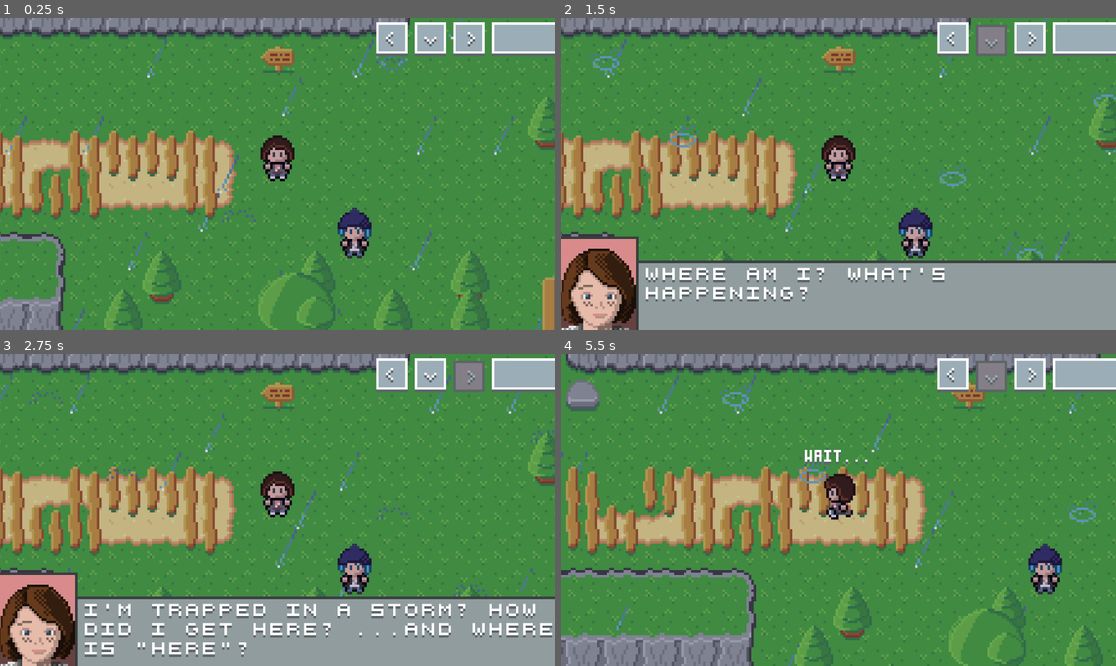
Above: before the commit, frames 1-4 (two rows, left to right).
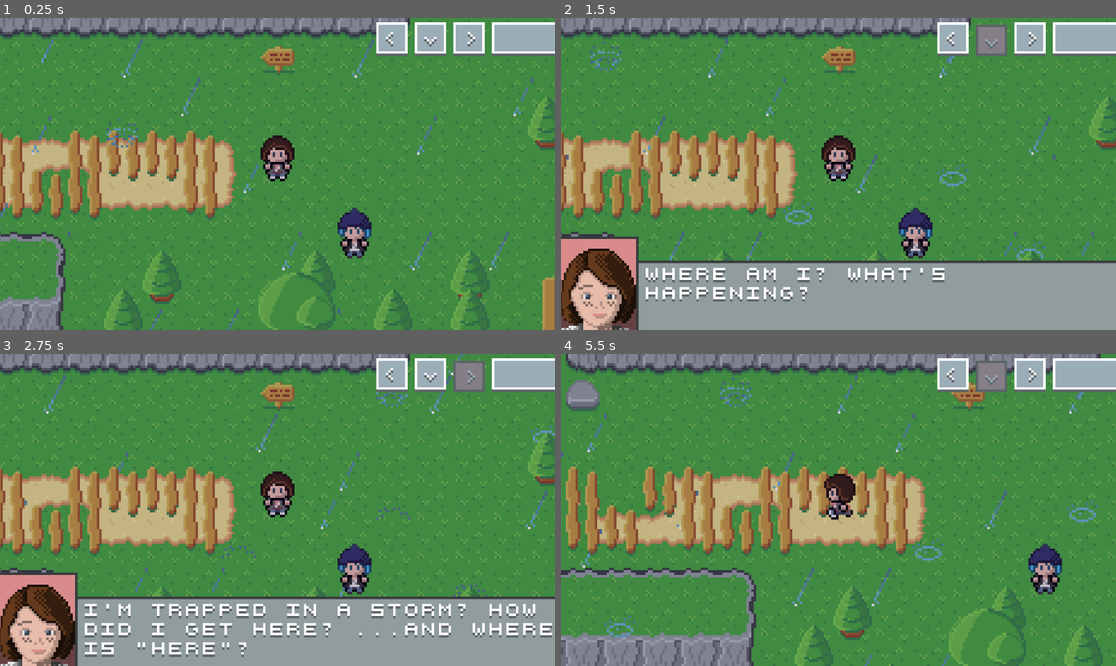
Above: after the commit, the same moments.

Repository: minkezhang/lis
Game: Godot game, scene res://scenes/level/level.tscn
Two runs of this game, one before a commit and one after it. Both use one fixed random seed, a clock stepped at 60 frames per second and the inputs below. The project has no main scene, so this scene is started directly.
Inputs:
- Up to frame 1 (0.25 s): no input
- Up to frame 2 (1.5 s): tap Enter (ui_accept) at 0.5, 0.77 s; hold Right (ui_right) 0.53-1.28 s; hold Down (ui_down) from 1.28 s (still down)
- Up to frame 3 (2.75 s): tap Enter (ui_accept) at 1.52 s; release Down (ui_down) at 2.03 s; hold Right (ui_right) from 2.03 s (still down)
- Up to frame 4 (5.5 s): release Right (ui_right) at 2.78 s; hold Up (ui_up) 2.78-3.53 s; tap Enter (ui_accept) at 3.02, 3.77, 4.52 s; hold Left (ui_left) 3.53-5.03 s; hold Down (ui_down) from 5.03 s (still down)

The runs differ from the first frame. In frame 1, 1.2% of the frame differs, in the area x 0-98%, y 0-100%; in frame 2, 1.1%; in frame 3, 1.0%; in frame 4, 1.5%, in the area x 3-95%, y 6-100%.
Error after the commit: Trying to return value of type "Nil" from a function whose return type is "bool". (res://lib/event/event.gd:68)

Commit message:
Allow event E.run to stop early if workload returns false

Diff:
--- a/lib/event/event.gd
+++ b/lib/event/event.gd
@@ -22,7 +22,7 @@
 ##   await E(func(): return).execute()
 class E extends _libuuid.UUID:
 	var _next: E
-	var _f: Callable  # func(done: Signal)
+	var _f: Callable  # func(done: Signal) -> bool
 
 	var _is_singleton: bool
 	var _is_valid: bool
@@ -47,21 +47,22 @@
 			_next.chain(e)
 		return self
 
-	func execute():
+	func execute() -> bool:
 		if not _is_valid:
-			return
+			return false
 
 		if _is_serialized and _is_running:
-			return
+			return false
 
 		_is_running = true
 
 		if _is_singleton:
 			_is_valid = false
 
-		await _f.call()
+		var succ = await _f.call()
 
-		if _next != null:
-			await _next.execute()
+		if succ and _next != null:
+			succ = await _next.execute()
 
 		_is_running = false
+		return succ
--- a/lib/event/workload.gd
+++ b/lib/event/workload.gd
@@ -5,27 +5,29 @@
 
 
 static func Timer(n: Node, time_sec: float) -> Callable:
-	var f = func():
+	var f = func() -> bool:
 		await n.get_tree().create_timer(time_sec).timeout
+		return true
 
 	return f
 
 
 static func EventEmitter(eid: String) -> Callable:
-	var f = func():
+	var f = func() -> bool:
 		SignalBus.event_triggered.emit(eid)
+		return true
 
 	return f
 
 
 static func DialogRenderer(n: Node, l: _libdialog.Line) -> Callable:
-	return func():
-		await _DialogRenderer.new(n, l).payload()
+	return func() -> bool:
+		return await _DialogRenderer.new(n, l).payload()
 
 
 static func Animator(n: Node, animations: Array):
-	return func():
-		await _Animator.new(n, animations).payload()
+	return func() -> bool:
+		return await _Animator.new(n, animations).payload()
 
 
 class AnimatorConfig:
@@ -48,7 +50,7 @@
 		_n = n
 		_l = l
 
-	func payload():
+	func payload() -> bool:
 		var h = func(lid: String):
 			if lid == _l.uuid():
 				_dialog_finished.emit()
@@ -59,6 +61,7 @@
 		await _dialog_finished
 
 		SignalBus.eof_reached.disconnect(h)
+		return true
 
 
 class _Animator:
@@ -69,10 +72,11 @@
 		_n = n
 		_animations = animations
 
-	func payload():
+	func payload() -> bool:
 		var l = _animations.duplicate()
 		while l.size():
 			var a = l.pop_front()
 			var t = _n.get_tree().create_tween()
 			t.tween_property(_n, a._property, a._value, a._duration)
 			await t.finished
+		return true
--- a/scenes/level/overworld/map/ambient.gd
+++ b/scenes/level/overworld/map/ambient.gd
@@ -51,7 +51,7 @@
 			],
 		).call()
 
-	func payload():
+	func payload() -> bool:
 		var t = Timer.new()
 		t.one_shot = true
 
@@ -68,8 +68,10 @@
 		t.timeout.connect(f)
 		t.start(1.0 / _FREQUENCY)
 
+		return true
+
 
 func _ready():
 	color = _COLORS[mode]
 
-	_libevent.E.new(func(): _Lightning.new(self).payload()).execute()
+	_libevent.E.new(func() -> bool: return _Lightning.new(self).payload()).execute()
--- a/tests/event_test.gd
+++ b/tests/event_test.gd
@@ -36,16 +36,16 @@
 		return g
 
 
-
 class Serialized extends _libframework.SingletonT:
 	func _init():
 		super('event/serialized')
 
 	func run() -> Array:
 		var x = {'val': 0}
-		var f = func():
+		var f = func() -> bool:
 			await root().get_tree().create_timer(1.0).timeout
 			x['val'] += 1
+			return true
 		var e = _libevent.E.new(f, false, true)
 
 		e.execute()
@@ -64,8 +64,9 @@
 
 	func run() -> Array:
 		var x = {'val': false}
-		var f = func():
+		var f = func() -> bool:
 			x['val'] = true
+			return true
 		await _libevent.E.new(f).execute()
 
 		return [
@@ -83,14 +84,16 @@
 			'-INF',
 		]
 
-		var fa = func():
+		var fa = func() -> bool:
 			# Ensure we can tell if _bf is executing concurrently and therefore
 			# returning early.
 			await root().get_tree().create_timer(1.0).timeout
 			ts[0] = Time.get_ticks_usec()
-		var fb = func():
+			return true
+		var fb = func() -> bool:
 			await root().get_tree().create_timer(0.5).timeout
 			ts[1] = Time.get_ticks_usec()
+			return true
 
 		var e = _libevent.E.new(fa).chain(
 			_libevent.E.new(fb),
